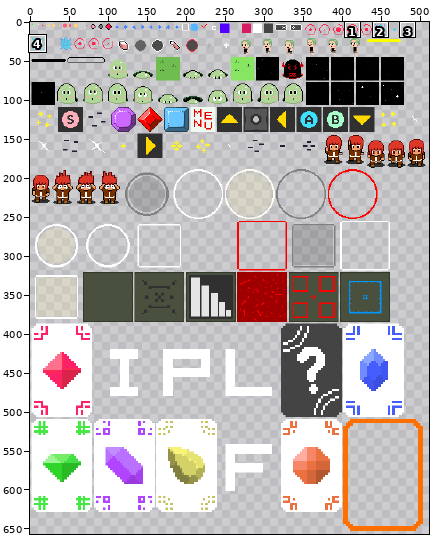
Edited in one commit: sprite sheet (cocos2dx_playground/Resources/textures/texture_001.png). The first picture is a wide view before the edit; the outline marks the close-up.
Close-up. Old version:
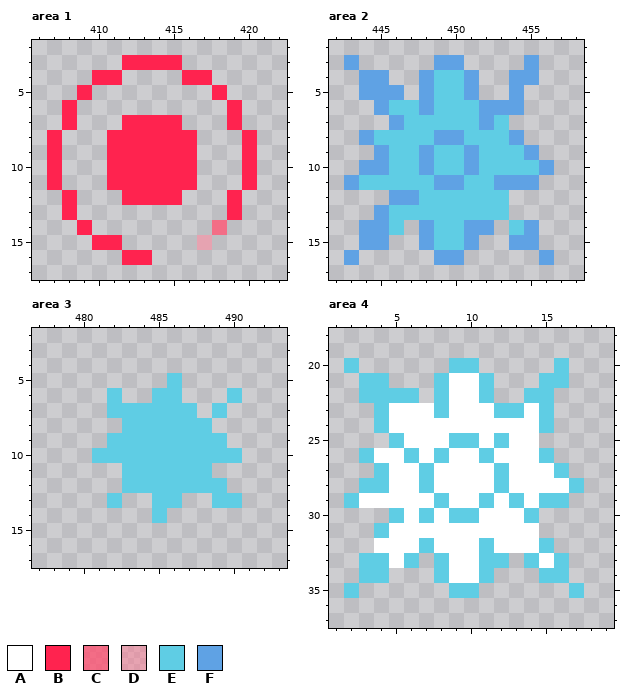
The file is 512x1024 pixels. Colours within 5 levels of each other are drawn and written as one. Shown: area 1: x 406..422, y 2..17; area 2: x 442..458, y 2..17; area 3: x 477..493, y 2..17; area 4: x 1..19, y 18..37. The wide view leaves out empty margins. The commit also changed other parts of the picture, which this record leaves out.
Palette (. is transparent): A #ffffff  B #ff234f  C #ff4f6fc3  D #ff78917e  E #5fcde4  F #5fa2e4
Pixels before, area 1, first column x 407:
 3 .....BBBB.....
 4 ...BB....BB...
 5 ..B........B..
 6 .B..........B.
 7 .B...BBBB...B.
 8 B...BBBBBB...B
 9 B...BBBBBB...B
10 B...BBBBBB...B
11 B...BBBBBB...B
12 .B...BBBB...B.
13 .B..........B.
14 ..B........C..
15 ...BB.....D...
16 .....BB.......
Pixels before, area 2, first column x 443:
 3 F.....FF....F.
 4 .FF..FEEF..FF.
 5 .FFF.FEEF..F..
 6 ..FEEFEEEFFF..
 7 ...FEEEEEFE...
 8 .FEEEEFFEEEF..
 9 ..FEEFEEFEEEF.
10 .FFEEFEEFEEEEF
11 FEEEEEFFEEFFF.
12 ...FFEEEEEE...
13 ..FEEEEEEEE...
14 .FFE.FEEFF.EF.
15 .FF..FEEF..FF.
16 F.....FF.....F
Pixels before, area 3, first column x 481:
 5 .....E....
 6 .E..EE...E
 7 .EEEEEE.E.
 8 ..EEEEEE..
 9 .EEEEEEEE.
10 EEEEEEEEEE
11 ..EEEEEE..
12 ..EEEEEEE.
13 .E..EE..EE
14 ....E.....
Pixels before, area 4, first column x 2:
20 E......EE.....E.
21 .EE...EAAE...EE.
22 .EEEE.EAAE..EE..
23 ..EAAAEAAAEEAE..
24 ..EAAAAAAAAAAE..
25 ...EAAAEEAEAA...
26 .EAAEAEAAEAAAE..
27 ..EAAEAAAAEAAAE.
28 .EEAAEAAAAEAAAAE
29 EAAAAAEAAEAEAEE.
30 ...EAEAEEAAAE...
31 ..EAAAAAAAAAA...
32 ..AAAEAAAEAAAE..
33 .EEAE.EAAEE.EAE.
34 .EE...EAAE...EE.
35 E......EE......E
New version:
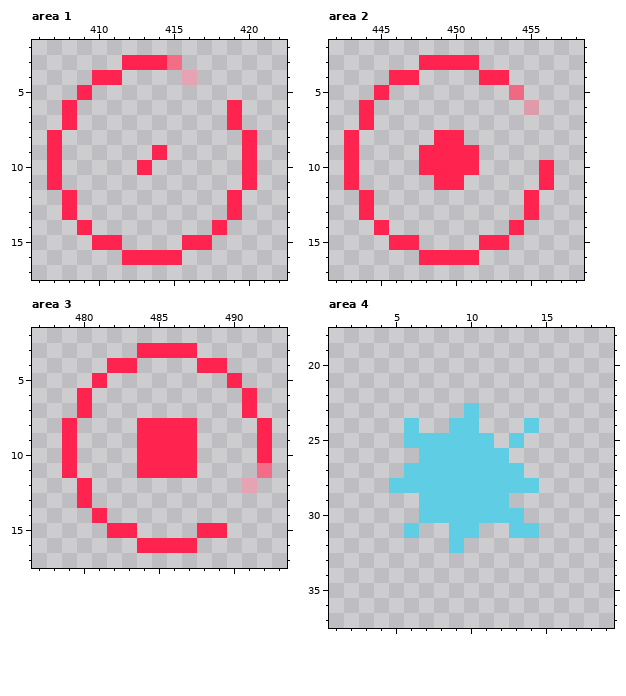
The exact change:
Changed rows in their new state; - is an unchanged pixel.
Area 1:
first column x 411:
 3 ----C---
 4 -----D.-
 5 -------.
 7 -....---
 8 ......--
 9 ...-..--
10 ..-...--
11 ......--
12 -....---
14 -------B
15 -----BB-
16 ---BB---
Area 2:
first column x 443:
 3 .----BBBB---.-
 4 -..BB....BB..-
 5 -.B.-....--C--
 6 -B..........D-
 7 -B-........---
 8 B.....BB....--
 9 B-...BBBB....-
10 B....BBBB....B
11 B.....BB.....B
12 -B-........-B-
13 -B.........-B-
14 -.B.-.....-B.-
15 -..BB....BB..-
16 .----BBBB----.
Area 3:
first column x 479:
 3 -----BBBB-----
 4 ---BB----BB---
 5 --B----.---B--
 6 -B-.--..---.B-
 7 -B-......-.-B-
 8 B---.BBBB.---B
 9 B--..BBBB..--B
10 B-...BBBB...-B
11 B---.BBBB.---C
12 -B--.......-D-
13 -B-.--..--..--
14 --B---.-------
15 ---BB----BB---
16 -----BBBB-----
Area 4:
first column x 2:
20 .------..-----.-
21 -..---....---..-
22 -....-....--..--
23 --......E.....--
24 --..E..EE...E.--
25 ---.EEE--E.E.---
26 -....E-EE-E...--
27 --..E-EEEE-E...-
28 -..EE-EEEE-EE...
29 .....E-EE-E....-
30 ---..-E--EEE.---
31 --..E..EE..EE---
32 --.....E......--
33 -....-.....-...-
34 -..---....---..-
35 .------..------.
Where, in picture pixels (left, top, right, bottom), the same in both close-ups:
changed: (107, 55, 227, 265)
changed: (344, 55, 554, 265)
changed: (62, 343, 272, 553)
changed: (344, 358, 584, 598)
